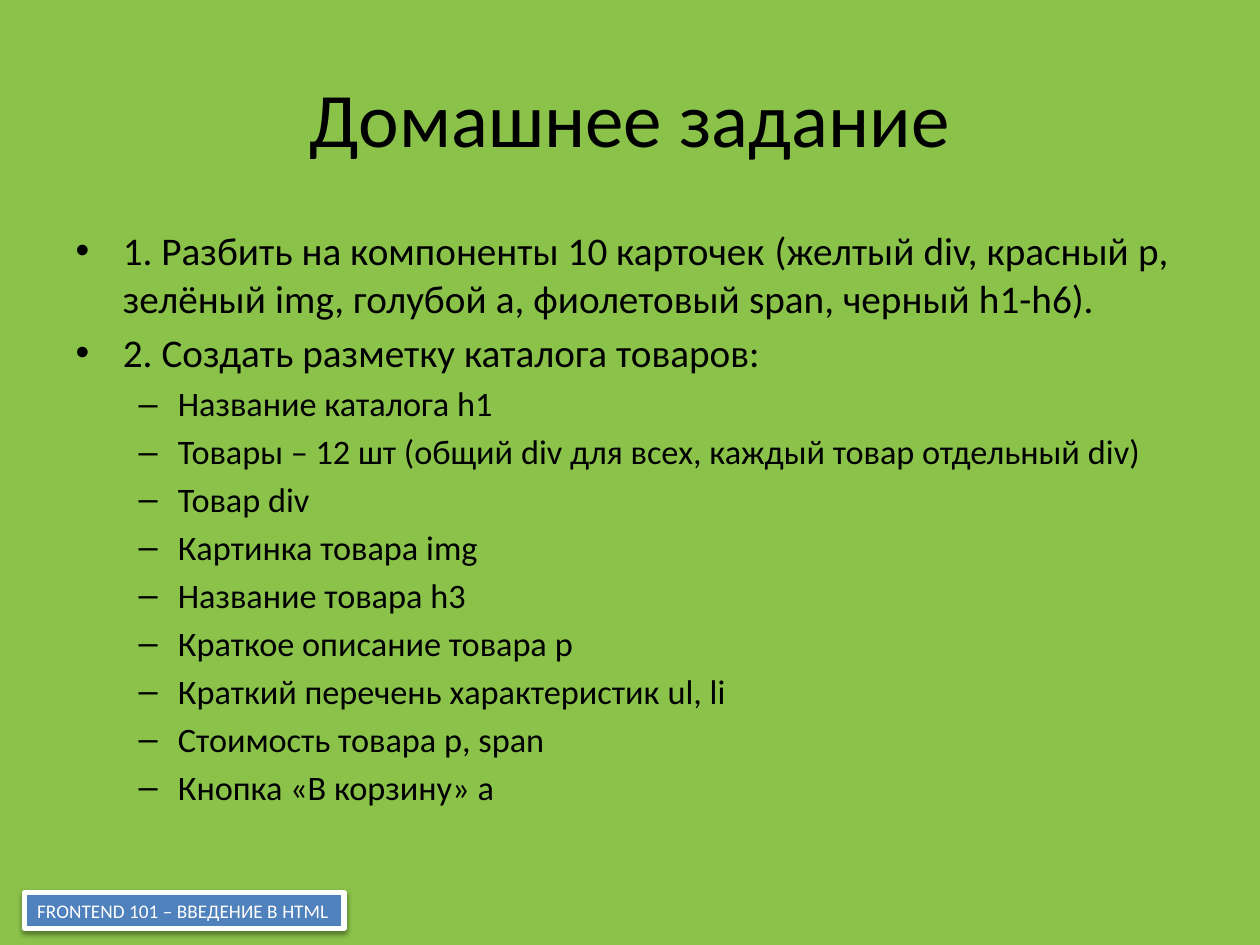
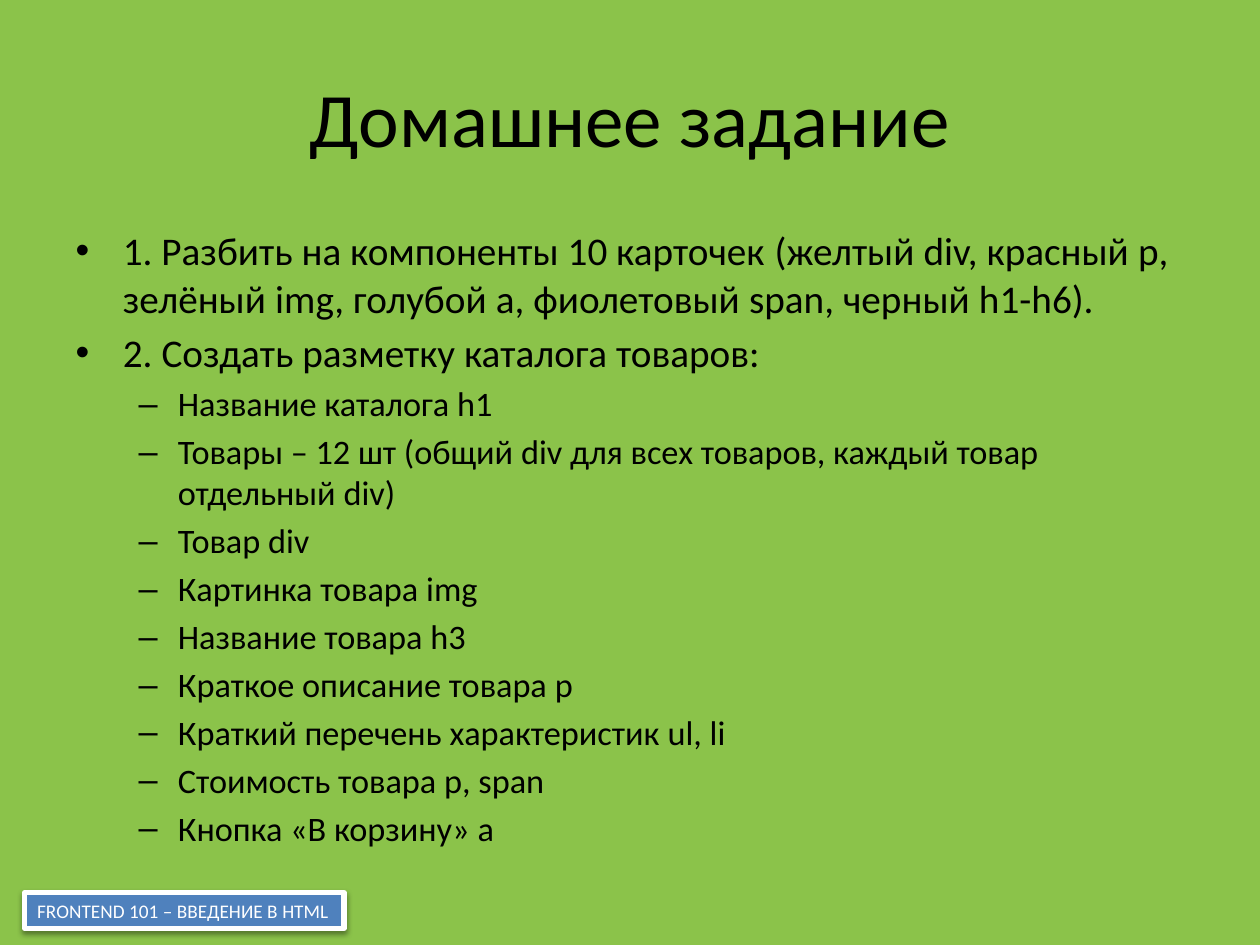
Before and after one commit to fedyashev/course-frontend-group-2, a slide deck: slide 15 of 00-presentation/Frontend 101.pptx. Drawn at 1260x945 pixels with LibreOffice and Linux fonts; fonts in the diff are those of the drawing. Boxes give left, top, right and bottom in pixels: in the first picture for what was removed or moved away, otherwise in the second. Text is boxed around its words. In the diff, an @@ line names an element or a change of style, - is before the commit and + after.

Commit message:
Fix presentation. Add example with common tags.

```diff
--- a/00-presentation/Frontend 101.pptx
+++ b/00-presentation/Frontend 101.pptx
@@ text at bbox=[178, 439, 1039, 511]: text changed @@
-  – Товары – 12 шт (общий div для всех, каждый товар отдельный div)
+  – Товары – 12 шт (общий div для всех товаров, каждый товар отдельный div)
```
Also in this commit, not shown: 2 other files.
